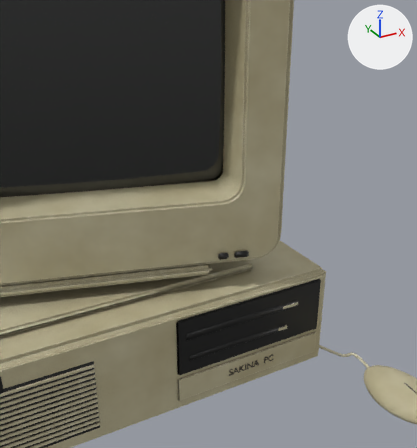
Before and after pictures for a commit that changed the Blender file components/retro_pc/export/retro_pc_source.blend.
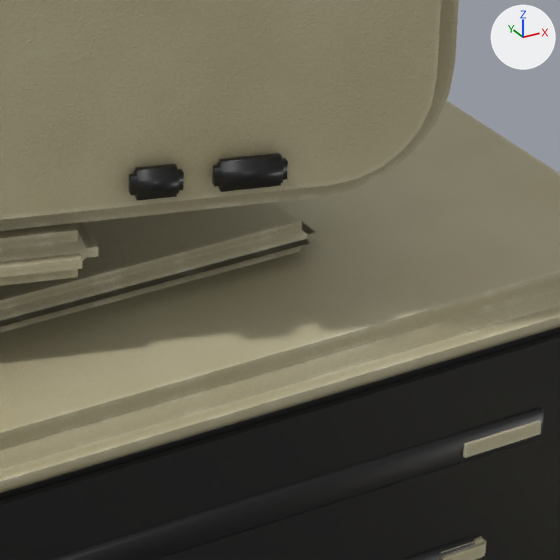
Each version is shown from a 50 mm lens placed at (-0.1515, -0.4101, 0.4061), pointed at (0.0931, 0.0346, 0.1837), then close up on the part from 46% to 72% of the width and 49% to 73% of the height. Arrows for +X, +Y and +Z are at upper right; the lights stay in place. The first two pictures are the older version.

Objects in the first close-up: 'PC_Case', 'PC_Dark', 'PC_Detail', 'PC_MonButtons', 'PC_Monitor', 'PC_StandFoot', 'PC_StandSwivel'.
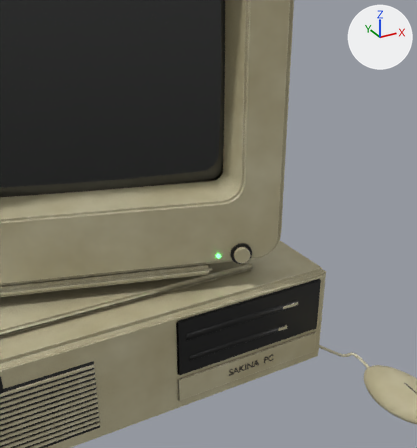
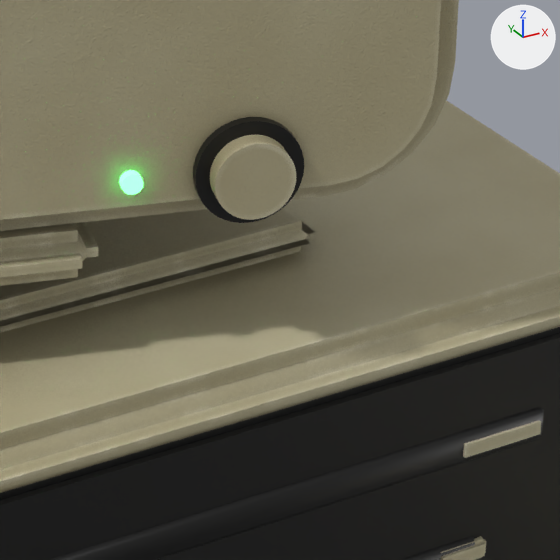
Pixel boxes [x1, y1, x2, y2] of what changed, in the close-ups (560 x 560 px):
'PC_MonPwrButton', added
    after: [210, 135, 297, 220]
'PC_MonButtons', deleted (black)
    before: [129, 153, 288, 201]
'PC_MonPwrRing', added (black)
    after: [193, 117, 304, 223]
'PC_MonPwrLED', added (green)
    after: [119, 170, 144, 195]

Edits to the bpy script that builds the scene:
```text
Add mat_pc_led_green:
    mat_pc_led_green = principled_material('PC_LED_Green')
    mat_pc_led_green.base_color = (0.109, 1.0, 0.195)  # green #5dff7a
    mat_pc_led_green.emission_color = (0.109, 1.0, 0.195)  # green #5dff7a
    mat_pc_led_green.emission_strength = 4.0
Add me_pc_monpwrled:
    me_pc_monpwrled.from_pydata(...)  # 32 vertices, 18 faces; spans x 0.0924..0.09699, y 0.01613..0.01921, z 0.1544..0.1586
    me_pc_monpwrled.polygons.foreach_set('use_smooth', [True] * 18)
    me_pc_monpwrled.materials.append(mat_pc_led_green)  # green #5dff7a, glowing green #5dff7a
Add me_pc_monpwrbutton:
    me_pc_monpwrbutton.from_pydata(...)  # 80 vertices, 42 faces; spans x 0.1075..0.1241, y 0.0046..0.0147, z 0.1487..0.1643
    me_pc_monpwrbutton.polygons.foreach_set('use_smooth', [True] * 42)
    me_pc_monpwrbutton.materials.append(mat_pc_beige)
Add me_pc_monpwrring:
    me_pc_monpwrring.from_pydata(...)  # 80 vertices, 42 faces; spans x 0.106..0.127, y 0.0077..0.0164, z 0.146..0.167
    me_pc_monpwrring.polygons.foreach_set('use_smooth', [True] * 42)
    me_pc_monpwrring.materials.append(mat_pc_darkplastic)  # black #0f0f0e
Remove ob_pc_monbuttons:
    ob_pc_monbuttons = bpy.data.objects.new('PC_MonButtons', me_pc_monbuttons)
    ob_pc_monbuttons.location = (0.0, 0.0, 0.0)
Add ob_pc_monpwrled:
    ob_pc_monpwrled = bpy.data.objects.new('PC_MonPwrLED', me_pc_monpwrled)
    ob_pc_monpwrled.location = (0.0, 0.0, 0.0)
Add ob_pc_monpwrbutton:
    ob_pc_monpwrbutton = bpy.data.objects.new('PC_MonPwrButton', me_pc_monpwrbutton)
    ob_pc_monpwrbutton.location = (0.0, 0.0, 0.0)
Add ob_pc_monpwrring:
    ob_pc_monpwrring = bpy.data.objects.new('PC_MonPwrRing', me_pc_monpwrring)
    ob_pc_monpwrring.location = (0.0, 0.0, 0.0)
```
